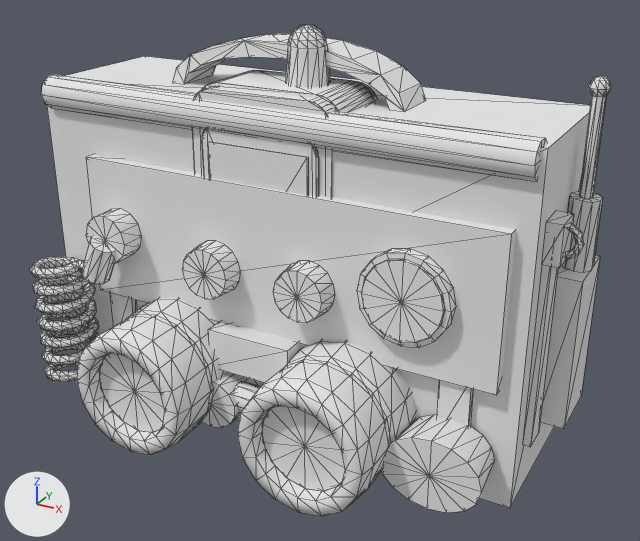
The OBJ model models/assets/E14/model_uv.obj, before and after one commit.
Camera for both pictures: a 50 mm lens placed at (0.226, -0.375, 0.279), pointed at (0.019, 0.001, 0.091). The lights are fixed; the arrows at lower left show +X, +Y and +Z. The picture after the commit comes second. Mesh edges are drawn as thin lines. Where no turn or scale is listed for an object, it has been applied to the vertices. Vertices at exactly the same position are counted once.

The first picture shows 'binoculars', 'gps', 'radio'.
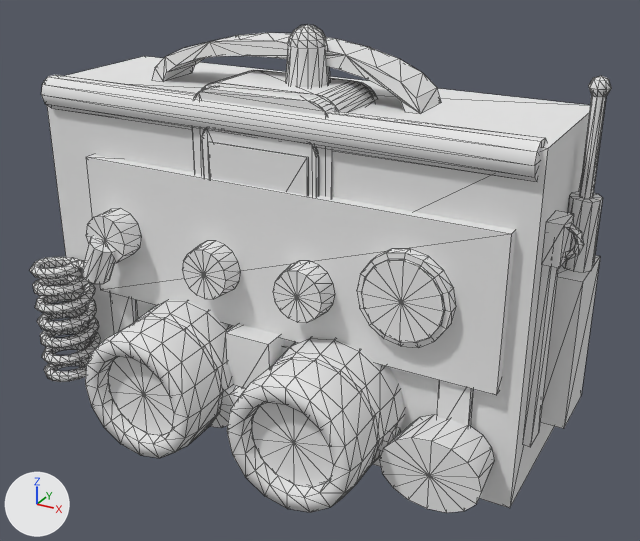
Pixel boxes (x1, y1, x2, y2) of what changed, in the pictures (640 x 541 px; the box of a moved part takes in the faces that stretch with it):
'radio', reshaped: before (30, 34, 611, 513); after (30, 33, 611, 513)
'binoculars', reshaped: before (77, 298, 416, 516); after (85, 300, 405, 512)
part 1 of me_binoculars, moved or reshaped: before (124, 298, 228, 381); after (132, 300, 233, 388)
part 2 of me_binoculars, moved or reshaped: before (77, 314, 214, 455); after (85, 317, 223, 458)
part 3 of me_binoculars, moved or reshaped: before (99, 354, 165, 432); after (108, 357, 174, 435)
part 4 of me_binoculars, moved or reshaped: before (285, 340, 416, 442); after (275, 337, 405, 464)
part 5 of me_binoculars, moved or reshaped: before (237, 360, 391, 516); after (227, 357, 380, 512)
part 6 of me_binoculars, moved or reshaped: before (262, 406, 345, 491); after (252, 403, 334, 487)
part 7 of me_binoculars, moved or reshaped: before (208, 321, 302, 383); after (225, 324, 284, 389)
part 8 of me_radio, moved or reshaped: before (172, 34, 426, 112); after (152, 33, 442, 114)

Patch to the scene script:
```diff
--- a/models/assets/E14/model_uv.obj.py
+++ b/models/assets/E14/model_uv.obj.py
@@ me_binoculars @@
 # used by ob_binoculars; location = (0.0, 0.0, 0.0)
-me_binoculars.from_pydata(...)  # 776 vertices, 1364 faces; spans x -0.094..0.094, y -0.079..0.078, z 0.0..0.08
+me_binoculars.from_pydata(...)  # 776 vertices, 1364 faces; spans x -0.092..0.092, y -0.079..0.078, z 0.0..0.08
+# me_binoculars part 1: the loose piece of 144 vertices spanning x -0.087..-0.015, y -0.052..0.05, z 0.0..0.072 is moved by (0.006, 0.0, 0.0)
+# me_binoculars part 2: the loose piece of 80 vertices spanning x -0.086..-0.016, y -0.079..-0.05, z 0.001..0.071 is moved by (0.006, 0.0, 0.0)
+# me_binoculars part 3: the loose piece of 30 vertices spanning x -0.075..-0.027, y -0.072..-0.069, z 0.012..0.06 is moved by (0.006, 0.0, 0.0)
+# me_binoculars part 4: the loose piece of 144 vertices spanning x 0.015..0.087, y -0.052..0.05, z 0.0..0.072 is moved by (-0.006, 0.0, 0.0)
+# me_binoculars part 5: the loose piece of 80 vertices spanning x 0.016..0.086, y -0.079..-0.05, z 0.001..0.071 is moved by (-0.006, 0.0, 0.0)
+# me_binoculars part 6: the loose piece of 30 vertices spanning x 0.027..0.075, y -0.072..-0.069, z 0.012..0.06 is moved by (-0.006, 0.0, 0.0)
+# me_binoculars part 7: the loose piece of 8 vertices spanning x -0.024..0.024, y -0.042..0.048, z 0.043..0.065 is scaled about its middle by (0.542, 1, 2.09), then moved by (0.0, 0.0, -0.011)
+# other edits to the shape of me_binoculars do not show in these pictures
 me_binoculars.materials.append(mat_rubber_green)
@@ me_radio @@
 # used by ob_radio; location = (0.0, 0.0, 0.0)
-me_radio.from_pydata(...)  # 1308 vertices, 2516 faces; spans x -0.154..0.154, y -0.059..0.061, z 0.0..0.207
+me_radio.from_pydata(...)  # 1316 vertices, 2532 faces; spans x -0.154..0.154, y -0.059..0.061, z 0.0..0.207
+# me_radio part 8
+# 41 vertices are removed from x -0.074..0.059, y 0.006..0.032, z 0.18..0.207
+# 84 faces are deleted
+# 1 vertex moves from x 0.051, y 0.032, z 0.186 to x 0.06, y 0.032, z 0.185
+# 25 vertices are added at x -0.088..0.07, y 0.006, z 0.18..0.207
+# 24 new vertices lie (0.0, 0.026, 0.0) away from vertices in x -0.088..0.07, y 0.006, z 0.18..0.207
+# 100 new faces join them, mat_canvas (white #e7e7e7)
 me_radio.materials.append(mat_canvas)
```
